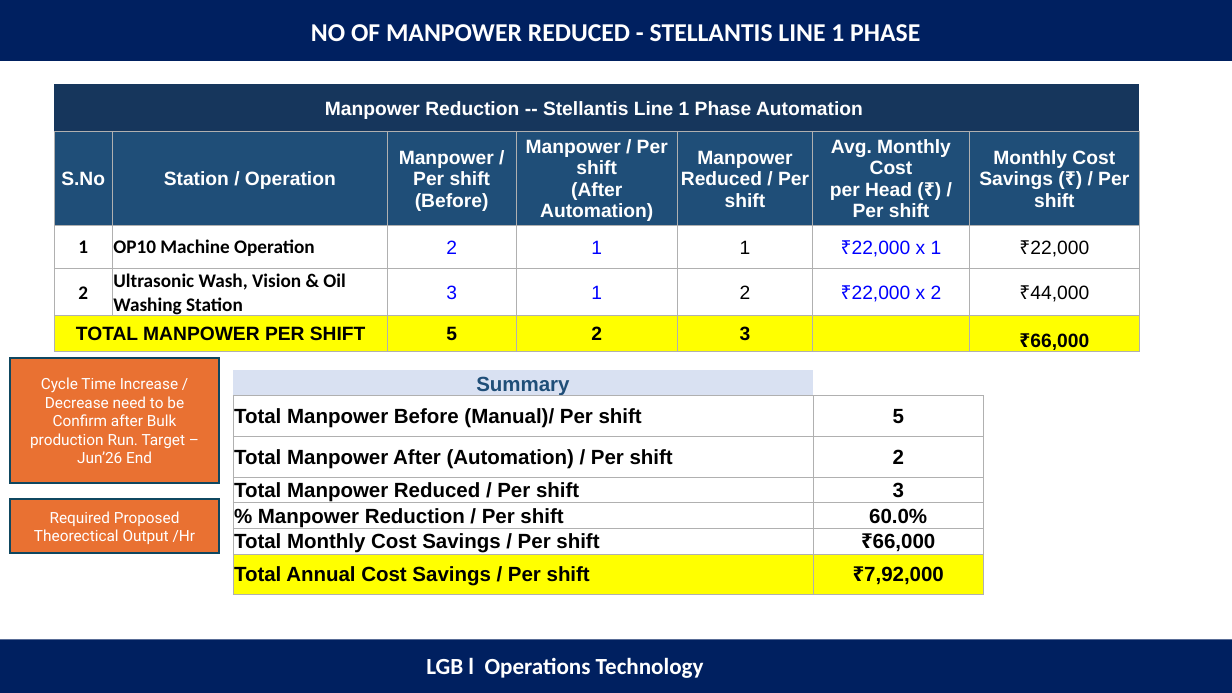
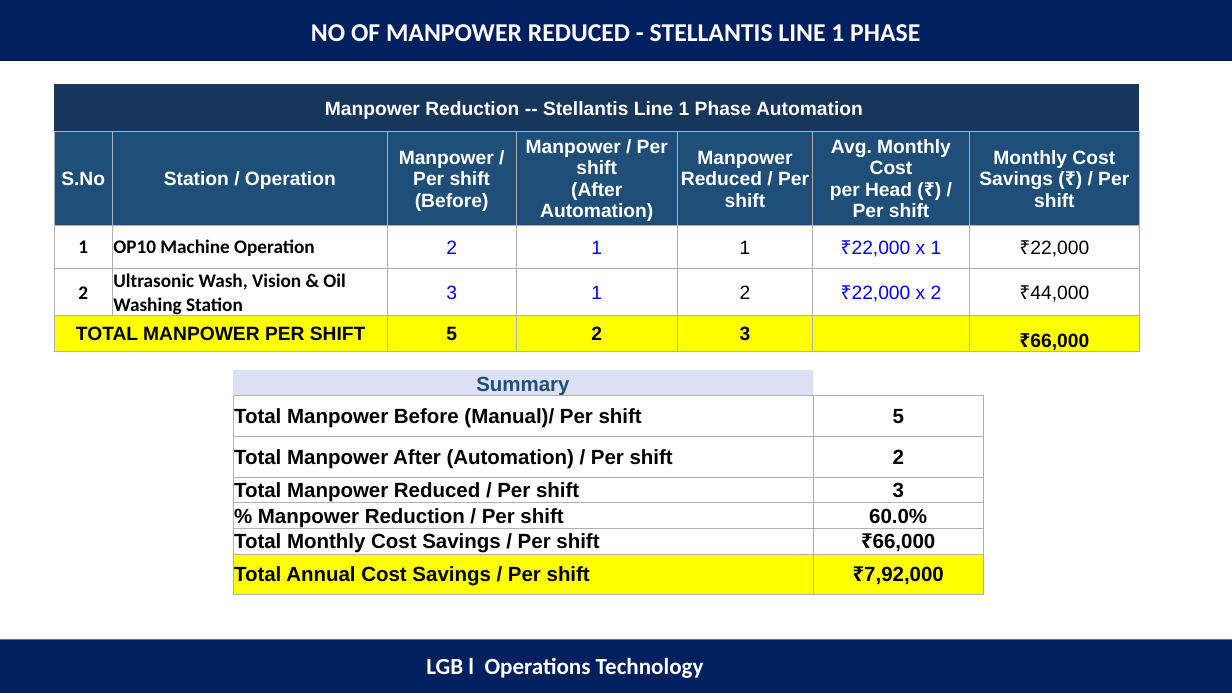
Before and after one commit to anand2204-robo/Project-List, a slide deck: slide 25 of Automation project.pptx (slide 11 before the commit). Drawn at 1232x693 pixels with LibreOffice and Linux fonts; fonts in the diff are those of the drawing. Boxes give left, top, right and bottom in pixels: in the first picture for what was removed or moved away, otherwise in the second. Text is boxed around its words. In the diff, an @@ line names an element or a change of style, - is before the commit and + after.

```diff
--- a/Automation project.pptx
+++ b/Automation project.pptx
@@ rectangle removed at bbox=[10, 359, 220, 483] @@
-Cycle Time Increase / Decrease need to be Confirm after Bulk production Run. Target – Jun’26 End
@@ rectangle removed at bbox=[10, 499, 220, 554] @@
-Required Proposed Theorectical Output /Hr
```
Also in this commit, not shown: 12 other slides changed, 44 slides added.
